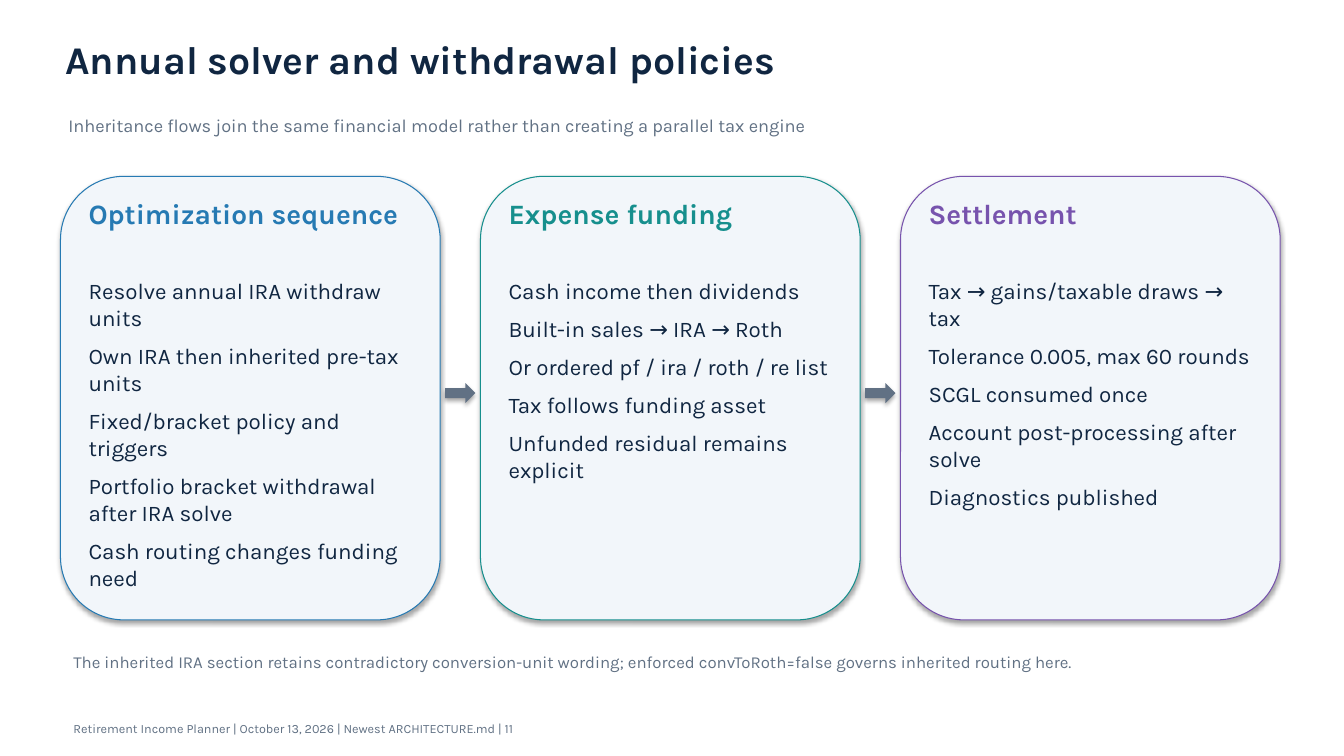
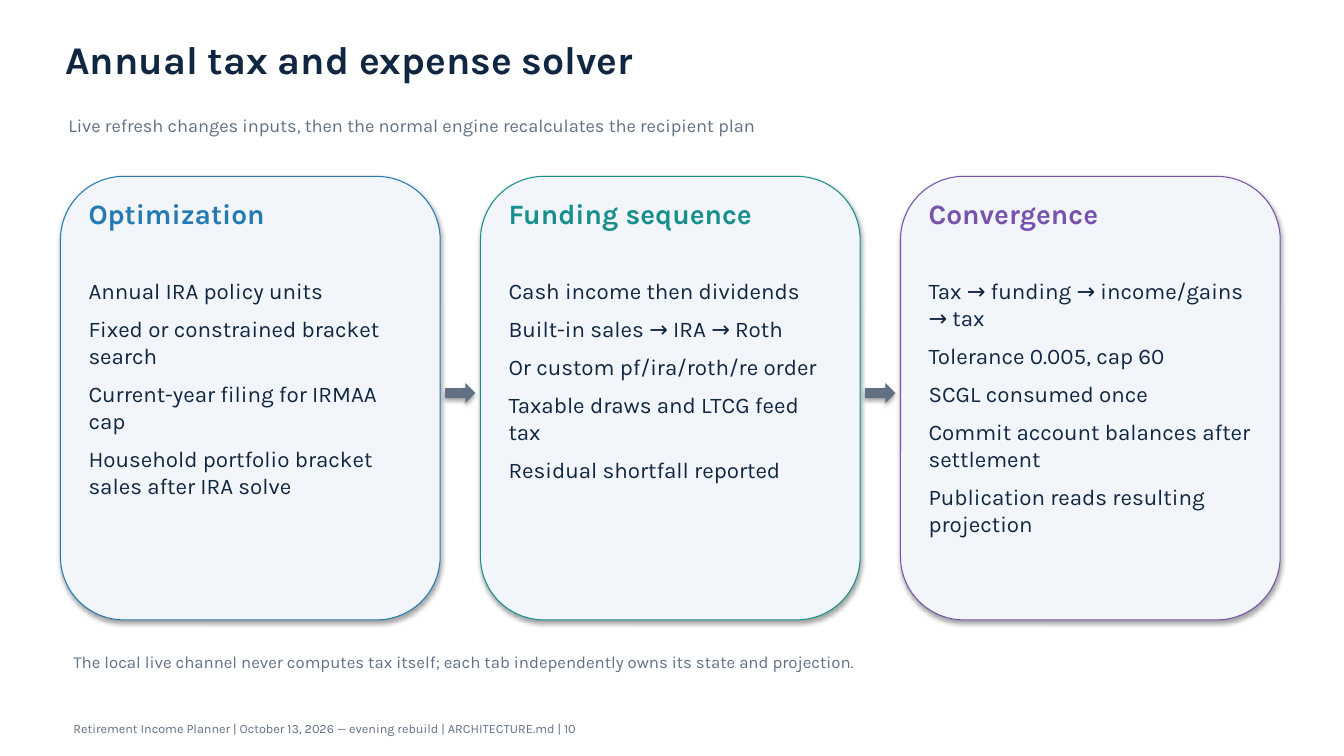
Before and after one commit to howardc64/retirefin, a slide deck: slide 10 of docs/retirement_income_planner_architecture.pptx (slide 11 before the commit). Drawn at 1344x756 pixels with LibreOffice and Linux fonts; fonts in the diff are those of the drawing. Boxes give left, top, right and bottom in pixels: in the first picture for what was removed or moved away, otherwise in the second. Text is boxed around its words. In the diff, an @@ line names an element or a change of style, - is before the commit and + after.

```diff
--- a/docs/retirement_income_planner_architecture.pptx
+++ b/docs/retirement_income_planner_architecture.pptx
@@ text at bbox=[65, 47, 633, 84]: text changed @@
-Annual solver and withdrawal policies
+Annual tax and expense solver
@@ text at bbox=[68, 119, 755, 137]: text changed @@
-Inheritance flows join the same financial model rather than creating a parallel tax engine
+Live refresh changes inputs, then the normal engine recalculates the recipient plan
@@ text at bbox=[89, 204, 265, 231]: text changed @@
-Optimization sequence
+Optimization
@@ text at bbox=[509, 204, 752, 231]: text changed @@
-Expense funding
+Funding sequence
@@ text at bbox=[929, 205, 1099, 231]: text changed @@
-Settlement
+Convergence
@@ text at bbox=[89, 283, 380, 495]: text changed @@
-Resolve annual IRA withdraw units
-Own IRA then inherited pre-tax units
-Fixed/bracket policy and triggers
-Portfolio bracket withdrawal after IRA solve
-Cash routing changes funding need
+Annual IRA policy units
+Fixed or constrained bracket search
+Current-year filing for IRMAA cap
+Household portfolio bracket sales after IRA solve
@@ text at bbox=[929, 282, 1243, 370]: text changed @@
-Tax → gains/taxable draws → tax
-Tolerance 0.005, max 60 rounds
+Tax → funding → income/gains → tax
+Tolerance 0.005, cap 60
@@ text at bbox=[509, 358, 817, 484]: text changed @@
-Or ordered pf / ira / roth / re list
-Tax follows funding asset
-Unfunded residual remains explicit
+Or custom pf/ira/roth/re order
+Taxable draws and LTCG feed tax
+Residual shortfall reported
@@ text at bbox=[929, 424, 1250, 538]: text changed @@
-Account post-processing after solve
-Diagnostics published
+Commit account balances after settlement
+Publication reads resulting projection
@@ text at bbox=[73, 656, 854, 672]: text changed @@
-The inherited IRA section retains contradictory conversion-unit wording; enforced convToRoth=false governs inherited routing here.
+The local live channel never computes tax itself; each tab independently owns its state and projection.
@@ text at bbox=[73, 724, 576, 736]: text changed @@
-Retirement Income Planner | October 13, 2026 | Newest ARCHITECTURE.md | 11
+Retirement Income Planner | October 13, 2026 — evening rebuild | ARCHITECTURE.md | 10
```
Also in this commit, not shown: 7 other slides changed, 7 slides added, 9 slides removed, 10 other files.
